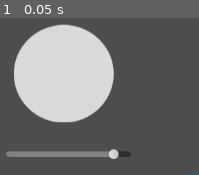
Above: before the commit, frame 1.
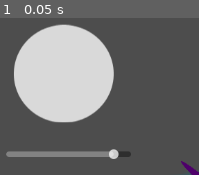
Above: after the commit, the same moment.

Repository: lethalgem/lemmings-forge-game
Game: Godot game, scene res://scenes/gravity_test.tscn
Two runs of this game, one before a commit and one after it. Both use one fixed random seed, a clock stepped at 60 frames per second and the inputs below.
Inputs:
- Up to frame 1 (0.05 s): no input

The runs differ from the first frame. In frame 1, 0.3% of the frame differs, in the area x 90-100%, y 91-100%.

Commit message:
MB Wormholes working, look terrible...

Diff:
--- a/scenes/black_hole.tscn
+++ b/scenes/black_hole.tscn
@@ -34,10 +34,6 @@
 scale = Vector2(7.85, 7.85)
 shape = SubResource("CircleShape2D_ysjjs")
 
-[node name="DirectionRayCast" type="RayCast2D" parent="BlackHole"]
-unique_name_in_owner = true
-position = Vector2(-699, -386)
-
 [node name="OuterArea" type="Area2D" parent="."]
 position = Vector2(-2, 0)
 
--- a/scenes/gravity_bubble.tscn
+++ b/scenes/gravity_bubble.tscn
@@ -23,9 +23,5 @@
 scale = Vector2(7.85, 7.85)
 shape = SubResource("CircleShape2D_ysjjs")
 
-[node name="DirectionRayCast" type="RayCast2D" parent="Area"]
-unique_name_in_owner = true
-position = Vector2(-699, -386)
-
 [connection signal="body_entered" from="Area" to="." method="_on_body_entered"]
 [connection signal="body_exited" from="Area" to="." method="_on_body_exited"]
--- a/scenes/gravity_test.tscn
+++ b/scenes/gravity_test.tscn
@@ -1,7 +1,8 @@
-[gd_scene load_steps=6 format=3 uid="uid://ducuex5p520wp"]
+[gd_scene load_steps=7 format=3 uid="uid://ducuex5p520wp"]
 
 [ext_resource type="Script" path="res://scripts/gravity_test_controller.gd" id="1_gclhx"]
 [ext_resource type="PackedScene" uid="uid://b5exmk65lrs0v" path="res://scenes/black_hole.tscn" id="2_bjwv3"]
+[ext_resource type="PackedScene" uid="uid://bpqsk0tteoj51" path="res://scenes/wormhole.tscn" id="2_m4vo7"]
 [ext_resource type="PackedScene" uid="uid://bwd1ajpap6kfd" path="res://scenes/planet.tscn" id="3_bpyfn"]
 [ext_resource type="PackedScene" uid="uid://guylsgegxwxb" path="res://scenes/white_hole.tscn" id="4_tauxd"]
 [ext_resource type="PackedScene" uid="uid://bxfxcynteimyc" path="res://scenes/gravity_bubble.tscn" id="5_mosx5"]
@@ -36,3 +37,12 @@
 
 [node name="GravityBubble" parent="." instance=ExtResource("5_mosx5")]
 position = Vector2(841, 636)
+
+[node name="WormHole1" parent="." instance=ExtResource("2_m4vo7")]
+unique_name_in_owner = true
+position = Vector2(843, 371)
+rotation = 0.720821
+
+[node name="WormHole2" parent="." instance=ExtResource("2_m4vo7")]
+unique_name_in_owner = true
+position = Vector2(1212, 1408)
--- a/scenes/white_hole.tscn
+++ b/scenes/white_hole.tscn
@@ -36,10 +36,6 @@
 scale = Vector2(7.85, 7.85)
 shape = SubResource("CircleShape2D_ysjjs")
 
-[node name="DirectionRayCast" type="RayCast2D" parent="Area"]
-unique_name_in_owner = true
-position = Vector2(-699, -386)
-
 [node name="OuterArea" type="Area2D" parent="."]
 position = Vector2(-2, 0)
 
--- /dev/null
+++ b/scenes/wormhole.tscn
@@ -0,0 +1,28 @@
+[gd_scene load_steps=4 format=3 uid="uid://bpqsk0tteoj51"]
+
+[ext_resource type="Script" path="res://scripts/wormhole.gd" id="1_3igjp"]
+[ext_resource type="Texture2D" uid="uid://cyf177o7sdemr" path="res://assets/black_hole_sprite.png" id="2_s2mxi"]
+
+[sub_resource type="CapsuleShape2D" id="CapsuleShape2D_oked0"]
+radius = 1.1465
+height = 28.2803
+
+[node name="WormHole" type="Node2D"]
+script = ExtResource("1_3igjp")
+
+[node name="Area1" type="Area2D" parent="."]
+unique_name_in_owner = true
+modulate = Color(0.360784, 0, 0.490196, 1)
+position = Vector2(-1, 0)
+
+[node name="Sprite2D" type="Sprite2D" parent="Area1"]
+scale = Vector2(1.51389, 0.0992908)
+texture = ExtResource("2_s2mxi")
+
+[node name="CollisionShape2D" type="CollisionShape2D" parent="Area1"]
+position = Vector2(1, 0)
+rotation = 1.5708
+scale = Vector2(7.85, 7.85)
+shape = SubResource("CapsuleShape2D_oked0")
+
+[connection signal="body_entered" from="Area1" to="." method="_on_body_entered"]
--- a/scripts/gravity_test_controller.gd
+++ b/scripts/gravity_test_controller.gd
@@ -3,6 +3,10 @@
 @onready var ore = preload("res://scenes/ore.tscn")
 
 func _ready():
+
+	%WormHole1.setPair(%WormHole2)
+	%WormHole2.setPair(%WormHole1)
+
 	%WhiteHole1.setParent(self)
 
 	%BlackHole1.setParent(self)
--- a/scripts/ore.gd
+++ b/scripts/ore.gd
@@ -27,11 +27,16 @@
 	create_tween().tween_property(self, "global_position", new_position, delta)
 
 @onready var _inGravityBubble = false
-
 func enteredGravityBubble():
 	_inGravityBubble = true
 func exitedGravityBubble():
 	_inGravityBubble = false
+
+@onready var sentThroughWormHole = false
+func enteredWormHole():
+	sentThroughWormHole = true
+func receivedThroughWormHole():
+	sentThroughWormHole = false
 
 func update(direction:Vector2, distance:float, gravity:float, delta:float):
 
--- /dev/null
+++ b/scripts/wormhole.gd
@@ -0,0 +1,26 @@
+extends Node2D
+
+class_name  WormHole
+
+@onready var ore = preload("res://scenes/ore.tscn")
+@onready var cast_to_ore = %DirectionRayCast
+var ores_in_gravity_well = []
+
+var _pair: WormHole = null
+func setPair(pair):
+	_pair = pair
+
+func _on_body_entered(body):
+	if body is Ore:
+		if _pair != null:
+			if body.sentThroughWormHole:
+				body.receivedThroughWormHole()
+			else:
+				body.enteredWormHole()
+				body.global_position = _pair.global_position
+		#body.enteredGravityBubble()
+
+#func _on_body_exited(body):
+	#if body is Ore:
+		#body.exitedGravityBubble()
+		#
